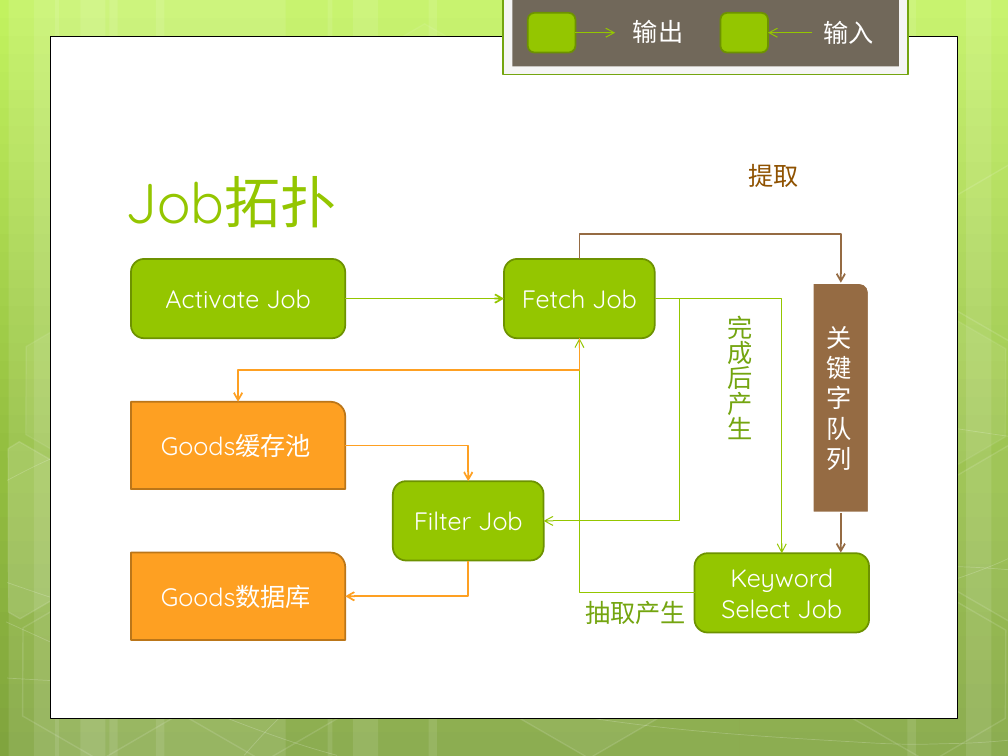
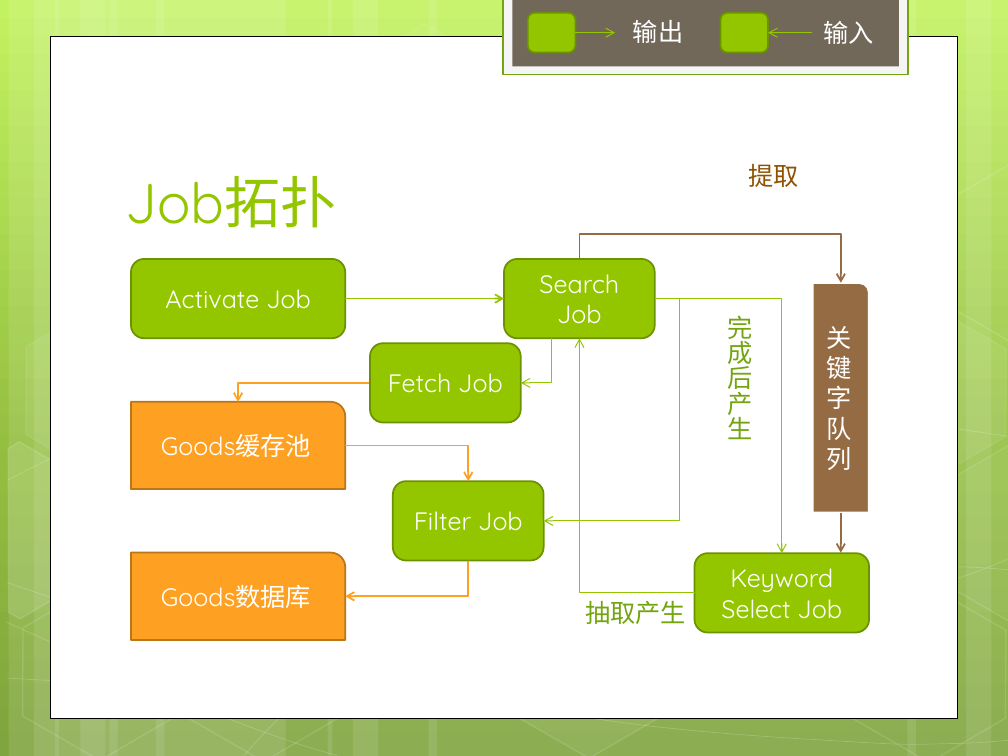
Before and after one commit to robertdoo/csc-good-sniffer, a slide deck: slide 5 of CSharp/EWorm/EWorm.Crawler/Eworm爬虫算法设计.pptx. Drawn at 1008x756 pixels with LibreOffice and Linux fonts; fonts in the diff are those of the drawing. Boxes give left, top, right and bottom in pixels: in the first picture for what was removed or moved away, otherwise in the second. Text is boxed around its words. In the diff, an @@ line names an element or a change of style, - is before the commit and + after.

```diff
--- a/CSharp/EWorm/EWorm.Crawler/Eworm爬虫算法设计.pptx
+++ b/CSharp/EWorm/EWorm.Crawler/Eworm爬虫算法设计.pptx
@@ text in rounded rectangle at (x1=539, y1=274, x2=619, y2=324): text changed @@
-Fetch Job
+Search Job
@@ rounded rectangle added at (x1=370, y1=343, x2=521, y2=422), fill #94C600, outline #6D9200 1.25 pt, 18 pt, text #FFFFFF @@
+Fetch Job
@@ elbow arrow added from (551, 339) to (521, 383), #94C600 0.75 pt @@
@@ elbow arrow moved from (580, 339) - (238, 402) to (370, 383) - (238, 402) @@
```
Also in this commit, not shown: 1 other slide changed, 1 slide added.
